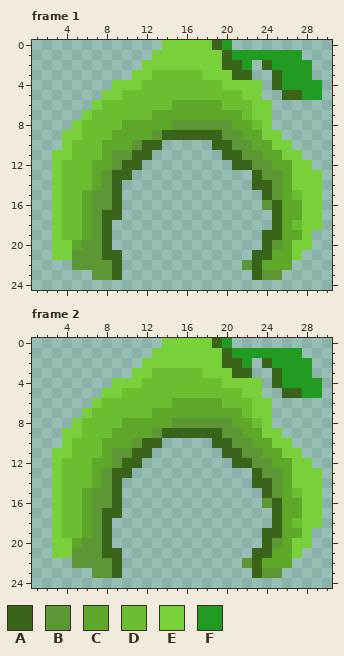
A pixel-art file gets an edit: images/Caps/Cap-niuyg.aseprite. The picture above is the old version.
32x32 pixels, 2 frames. Shown: frame 1: x 1..30, y 0..24; frame 2: x 1..30, y 0..24.
Palette (. is transparent): A #39641a  B #5d9635  C #5da829  D #6abe30  E #78d13b  F #219b21
Pixels before, frame 1, first column x 3:
 0 ...........EEEEEAF.........
 1 ..........EEEEEEEAFFFFFFF..
 2 .........EEEEEEEEAAF.AFFFF.
 3 ........EEDDDDDEEEAA..AFFF.
 4 ......EEEDDDDDDDDEEEE.AFFFF
 5 .....EEDDDDDDDDDDDDEE..AAFF
 6 ....EDDDDDDDCCCCCDDDEE.....
 7 ...EDDDDDDCCCCCCCCCDEE.....
 8 ..EDDDDCCCCCBBBBBBCCDE.....
 9 .EEDDDCCCCBAAAAAABBCCEE....
10 .EDDDCCCBAA.....AABBCCEE...
11 EEDDDCBBAA.......AABBCCEE..
12 EDDDCCBAA.........AABBCCEE.
13 EDDDCBAA............ABBCEEE
14 EDDDCBA.............AABCEEE
15 EDDCBBA..............ABCDEE
16 EDDCBBA..............BACCEE
17 EDDCBAA...............ACCEE
18 EDDCBA................ACDEE
19 EDDCBA...............AACCE.
20 EECBBA...............ABCEE.
21 EEBBBAA.............AACCE..
22 ..BBBBA............BACCC...
23 ....BBA.............ABB....
Pixels before, frame 2, first column x 3:
 0 ...........EEEEEAF.........
 1 ..........EEEEEEEAFFFFFFF..
 2 .........EEEEEEEEAAF.AFFFF.
 3 ........EEDDDDDEEEAA..AFFF.
 4 ......EEEDDDDDDDDEEEE.AFFFF
 5 .....EEDDDDDDDDDDDDEE..AAFF
 6 ....EDDDDDDDCCCCCDDDEE.....
 7 ...EDDDDDDCCCCCCCCCDEE.....
 8 ..EDDDDCCCCCBBBBBBCCDE.....
 9 .EEDDDCCCCBAAAAAABBCCEE....
10 .EDDDCCCBAA.....AABBCCEE...
11 EEDDDCBBAA.......AABBCCEE..
12 EDDDCCBAA.........AABBCCEE.
13 EDDDCBAA............ABBCEEE
14 EDDDCBA.............AABCEEE
15 EDDCBBA..............ABCDEE
16 EDDCBBA..............BACCEE
17 EDDCBAA...............ACCEE
18 EDDCBA................ACDEE
19 EDDCBA...............AACCE.
20 EECBBA...............ABCEE.
21 EEBBBAA.............AACCE..
22 ..BBBBA............BACCC...
23 ....BBA.............ABB....
Once edited:
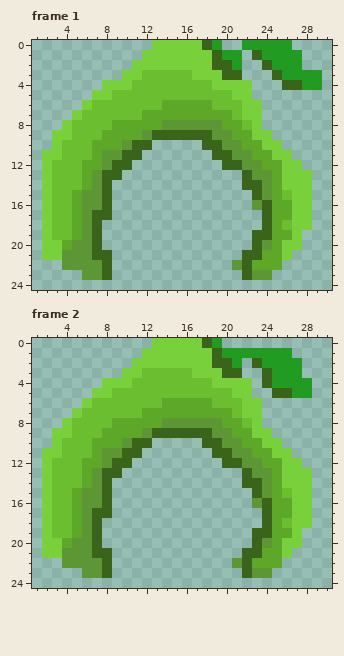
Diff:
Changed rows in their new state; - is an unchanged pixel.
Frame 1:
first column x 2:
 0 -----------E----AF.-FFFFF---
 1 ----------E------AF-.A------
 2 ---------E-------A-F.-----.-
 3 --------E-D----E--A-.------F
 4 ------E--D-------E---.-.AA--
 5 -----E-D-----------E-.--....
 6 ----ED------C----D--E-.-----
 7 ---ED-----C--------DE-.-----
 8 --ED---C----B-----C-DE.-----
 9 -E-D--C---BA-----B-C-E-.----
10 -ED--C--BA-.----A-B-C-E-.---
11 E-D--CB-A-.------A-B-C-E-.--
12 ED--C-BA-.--------A-B-C-E-.-
13 ED--CBA-.-----------AB-CE--.
14 ED--CBA.------------A-BCE--.
15 ED-CB-A.-------------ABCDE-.
16 ED-CB-A.-------------BAC-E-.
17 ED-CBA-.--------------AC-E-.
18 ED-CBA.---------------ACDE-.
19 ED-CBA.--------------A-C-E.-
20 E-CB-A.--------------ABCE-.-
21 E-B--A-.------------A-C-E.--
22 --B---A.-----------BAC--.---
23 ----B-A.------------AB-.----
Frame 2:
first column x 2:
 0 -----------E----AF.---------
 1 ----------E------AF------.--
 2 ---------E-------A-F.AF---.-
 3 --------E-D----E--A-.-AF--.-
 4 ------E--D-------E---.AF---.
 5 -----E-D-----------E-.-A-F-.
 6 ----ED------C----D--E-.-----
 7 ---ED-----C--------DE-.-----
 8 --ED---C----B-----C-DE.-----
 9 -E-D--C---BA-----B-C-E-.----
10 -ED--C--BA-.----A-B-C-E-.---
11 E-D--CB-A-.------A-B-C-E-.--
12 ED--C-BA-.--------A-B-C-E-.-
13 ED--CBA-.-----------AB-CE--.
14 ED--CBA.------------A-BCE--.
15 ED-CB-A.-------------ABCDE-.
16 ED-CB-A.-------------BAC-E-.
17 ED-CBA-.--------------AC-E-.
18 ED-CBA.---------------ACDE-.
19 ED-CBA.--------------A-C-E.-
20 E-CB-A.--------------ABCE-.-
21 E-B--A-.------------A-C-E.--
22 --B---A.-----------BAC--.---
23 ----B-A.------------AB-.----
